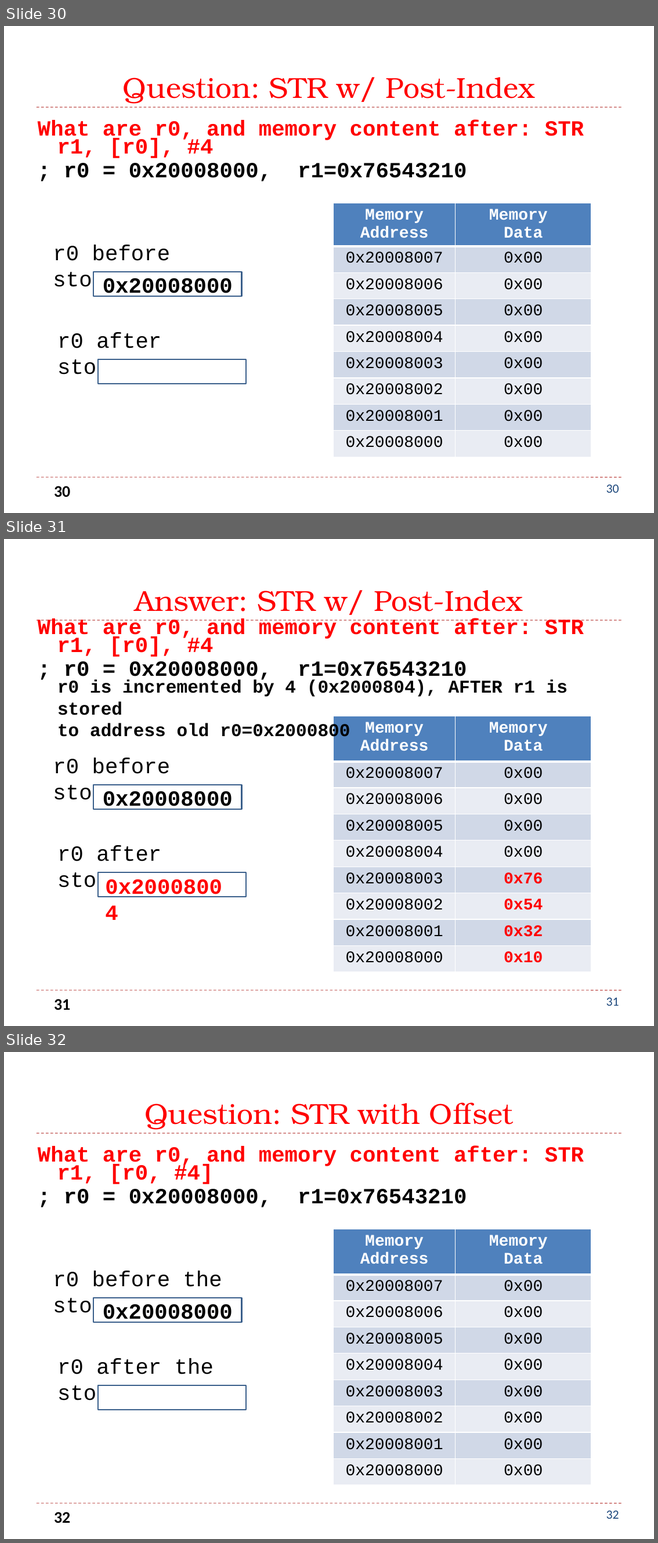
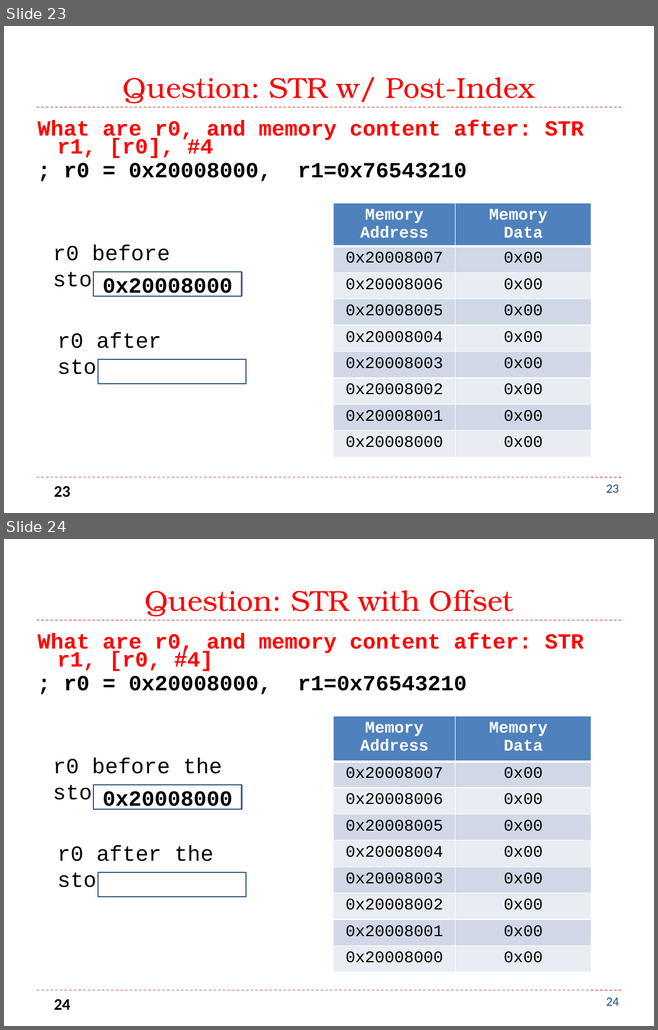
Before and after one commit to guhofstra/CSC111Fa25, a slide deck: PPTs/L3 DataManipulation Exercises.pptx. Shown one above the other, each under a label of ours: slides 30, 31 and 32 before the commit, slides 23 and 24 after it. The pictures are 658x1543 and 658x1030 pixels, drawn with LibreOffice and Linux fonts; fonts in the diff are those of the drawing. Boxes give left, top, right and bottom in pixels: in the first picture for what was removed or moved away, otherwise in the second. Text is boxed around its words. In the diff, an @@ line names an element or a change of style, - is before the commit and + after.

```diff
--- a/PPTs/L3 DataManipulation Exercises.pptx
+++ b/PPTs/L3 DataManipulation Exercises.pptx
@@ slide 31 removed at (x1=4, y1=539, x2=654, y2=1026), background #FFFFFF; not listed: 3 template elements that a slide beside it also shows @@
@@ title removed at (x1=135, y1=590, x2=522, y2=615) @@
-Answer: STR w/ Post-Index
@@ text removed at (x1=38, y1=618, x2=583, y2=682) @@
-What are r0, and memory content after: STR r1, [r0], #4
-; r0 = 0x20008000, r1=0x76543210
@@ text removed at (x1=57, y1=680, x2=567, y2=741) @@
-r0 is incremented by 4 (0x2000804), AFTER r1 is stored
-to address old r0=0x2000800
@@ table removed at (x1=333, y1=716, x2=591, y2=972), 9 rows, 2 columns @@
-Memory Address | Memory / Data
-0x20008007 | 0x00
-0x20008006 | 0x00
-0x20008005 | 0x00
-0x20008004 | 0x00
-0x20008003 | 0x76
-0x20008002 | 0x54
-0x20008001 | 0x32
-0x20008000 | 0x10
@@ text removed at (x1=53, y1=758, x2=170, y2=805) @@
-r0 before store
@@ rectangle removed at (x1=94, y1=785, x2=242, y2=810) @@
-0x20008000
@@ text removed at (x1=57, y1=845, x2=161, y2=893) @@
-r0 after store
@@ rectangle removed at (x1=98, y1=873, x2=246, y2=897) @@
@@ text removed at (x1=99, y1=870, x2=233, y2=902) @@
-0x20008004
@@ page number removed at (x1=54, y1=999, x2=70, y2=1011) @@
-31
@@ what was slide 30 is now slide 23 @@
@@ page number at (x1=54, y1=486, x2=70, y2=498): text changed @@
-30
+23
@@ page number at (x1=606, y1=485, x2=619, y2=493): text changed @@
-30
+23
@@ what was slide 32 is now slide 24 @@
@@ page number at (x1=54, y1=999, x2=70, y2=1010): text changed @@
-32
+24
@@ page number at (x1=606, y1=998, x2=619, y2=1006): text changed @@
-32
+24
```
Also in this commit, not shown: 2 slides changed, 12 other slides removed, 43 other files.
